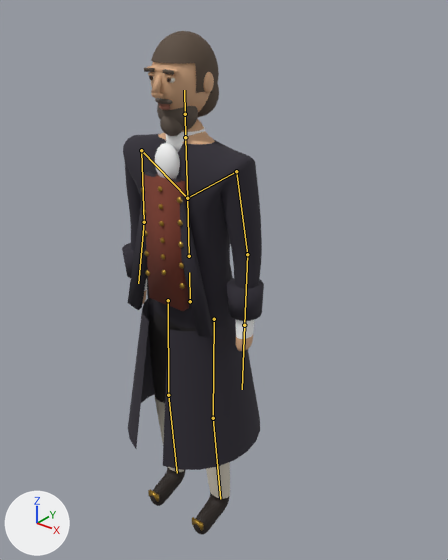
The glTF model reckoning/models/father.glb: old version first, new version second.
Rendered twice from a 50 mm camera at (1.263, -1.395, 1.923) aimed at (-0.029, 0.22, 0.921). Arrows for +X, +Y and +Z are at lower left; the lights stay in place. The picture after the commit comes second. The bones that change, and the others that lie on the model, are drawn over the model as lines.

Names of what the first picture shows: 'father_body', 'father_coat', 'father_eyes', 'father_hair', 'father_linen', 'father_metal', 'father_skin', 'father_vest'.
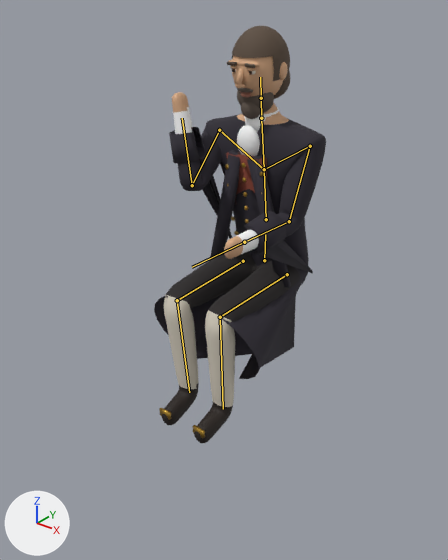
The newer file adds an action. The first version stands in its rest pose; the second is drawn at frame 10 of the action 'Eat'.

Where the change shows, as pixel boxes [x1, y1, x2, y2] in the pictures (448 x 560 px):
'father_body', posed (18% wider, 16% shorter)
    before: [123, 119, 262, 535]
    after: [162, 92, 326, 443]
'father_coat', posed (12% wider, 16% shorter)
    before: [122, 171, 264, 470]
    after: [154, 127, 313, 379]
'father_hair', posed (16% narrower, 11% shorter)
    before: [144, 31, 219, 136]
    after: [227, 26, 290, 119]
'father_vest', posed
    before: [142, 174, 189, 311]
    after: [226, 152, 267, 202]
'father_skin', posed (12% narrower, 16% shorter)
    before: [147, 62, 214, 112]
    after: [229, 55, 288, 97]
'father_linen', posed (17% narrower, 7% shorter)
    before: [155, 126, 206, 179]
    after: [237, 107, 279, 156]
'father_metal', posed (68% wider, 20% shorter)
    before: [141, 186, 203, 531]
    after: [159, 163, 264, 438]
'father_eyes', posed
    before: [149, 76, 175, 83]
    after: [231, 68, 256, 75]
bone 'hips', root to tip
    before: (190, 301) to (189, 272)
    after: (264, 260) to (265, 234)
bone 'spine', root to tip
    before: (189, 256) to (187, 198)
    after: (266, 219) to (264, 169)
bone 'chest', root to tip
    before: (187, 198) to (185, 137)
    after: (264, 169) to (261, 118)
bone 'upper_arm.L', root to tip
    before: (236, 171) to (247, 254)
    after: (310, 146) to (289, 221)
bone 'forearm.L', root to tip
    before: (247, 254) to (244, 325)
    after: (289, 221) to (244, 242)
bone 'upper_arm.R', root to tip
    before: (141, 150) to (144, 222)
    after: (219, 130) to (192, 185)
bone 'forearm.R', root to tip
    before: (144, 222) to (138, 283)
    after: (192, 185) to (182, 118)
bone 'thigh.L', root to tip
    before: (214, 319) to (213, 418)
    after: (287, 274) to (220, 317)
bone 'shin.L', root to tip
    before: (213, 418) to (220, 499)
    after: (220, 317) to (223, 409)
bone 'thigh.R', root to tip
    before: (168, 300) to (168, 395)
    after: (243, 261) to (177, 300)
bone 'shin.R', root to tip
    before: (168, 395) to (177, 473)
    after: (177, 300) to (189, 392)

The change in detail:
Bone 'hips' (bone_hips) moves from (0.0, 0.0, 0.0) to (0.0, 0.0, -0.44).
Bone 'spine' (bone_spine) turns from (0, 0, 0) to (6, 0, 0) degrees about its own x, y and z.
Bone 'chest' (bone_chest) turns from (0, 0, 0) to (1, 0, 0) degrees about its own x, y and z.
Bone 'upper_arm.L' (bone_upper_arm_l) turns from (0, 0, 0) to (-32, 0, 7) degrees about its own x, y and z.
Bone 'forearm.L' (bone_forearm_l) turns from (0, 0, 0) to (-57, 0, 0) degrees about its own x, y and z.
Bone 'upper_arm.R' (bone_upper_arm_r) turns from (0, 0, 0) to (-66, 0, -15) degrees about its own x, y and z.
Bone 'forearm.R' (bone_forearm_r) turns from (0, 0, 0) to (-120, 0, 0) degrees about its own x, y and z.
Bone 'thigh.L' (bone_thigh_l) turns from (0, 0, 0) to (-86, 0, 3) degrees about its own x, y and z.
Bone 'shin.L' (bone_shin_l) turns from (0, 0, 0) to (86, 0, 0) degrees about its own x, y and z.
Bone 'thigh.R' (bone_thigh_r) turns from (0, 0, 0) to (-86, 0, -3) degrees about its own x, y and z.
Bone 'shin.R' (bone_shin_r) turns from (0, 0, 0) to (86, 0, 0) degrees about its own x, y and z.
